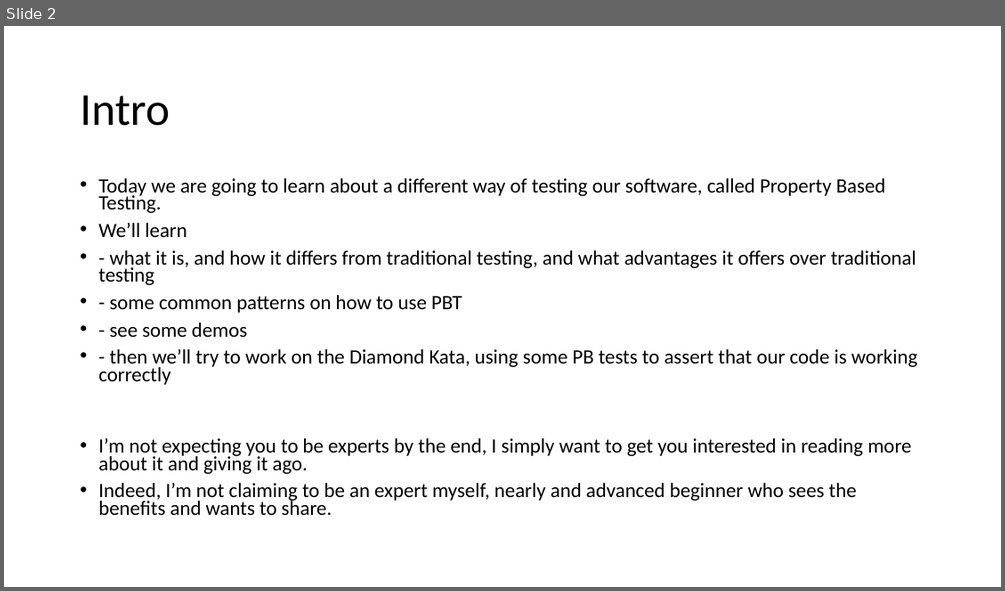
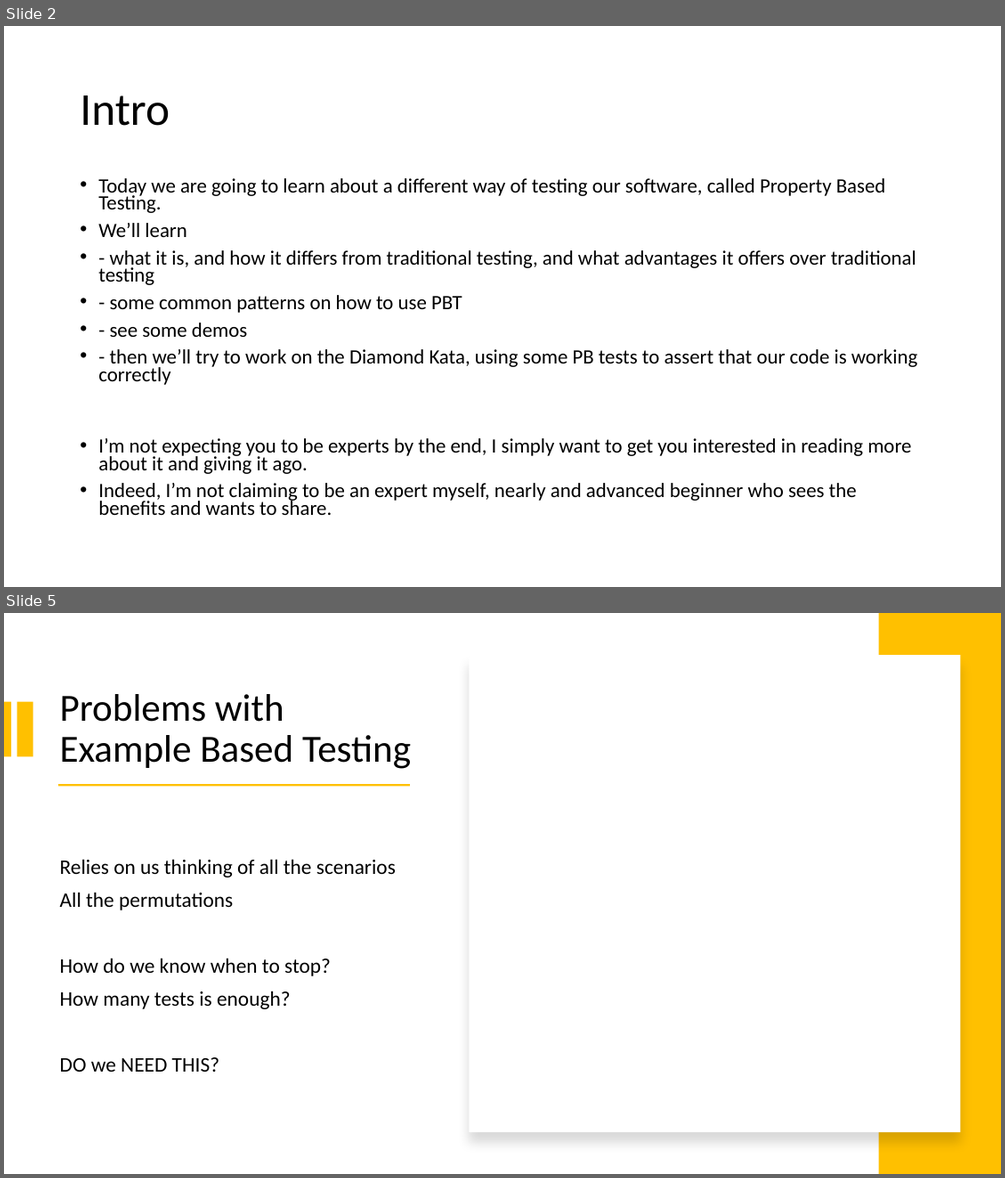
Before and after one commit to dcook-net/PropertyBasedTesting, a slide deck: Presentation1.pptx. Shown one above the other, each under a label of ours: slide 2 before the commit, slides 2 and 5 after it; the slides between them are not shown. The pictures are 1005x591 and 1005x1178 pixels, drawn with LibreOffice and Linux fonts; fonts in the diff are those of the drawing. Boxes give left, top, right and bottom in pixels: in the first picture for what was removed or moved away, otherwise in the second. Text is boxed around its words. In the diff, an @@ line names an element or a change of style, - is before the commit and + after.

```diff
--- a/Presentation1.pptx
+++ b/Presentation1.pptx
@@ slide 5 added at (4,613,1001,1174), background #FFFFFF @@
@@ rectangle added at (879,613,1001,1174), fill #FFC000 @@
@@ rectangle added at (469,655,961,1132), fill #FFFFFF @@
@@ rectangle added at (4,701,11,756), fill #FFC000 @@
@@ rectangle added at (16,701,32,756), fill #FFC000 @@
@@ title added at (60,694,411,769), 37 pt, text #000000 @@
+Problems with
+Example Based Testing
@@ rectangle added at (58,784,410,787), fill #FFC000 @@
@@ text added at (60,859,396,1071), 20 pt, text #000000 @@
+Relies on us thinking of all the scenarios
+All the permutations
+How do we know when to stop?
+How many tests is enough?
+DO we NEED THIS?
```
Also in this commit, not shown: 1 slide changed, 24 other slides added, 1 slide removed, 1 other file.
